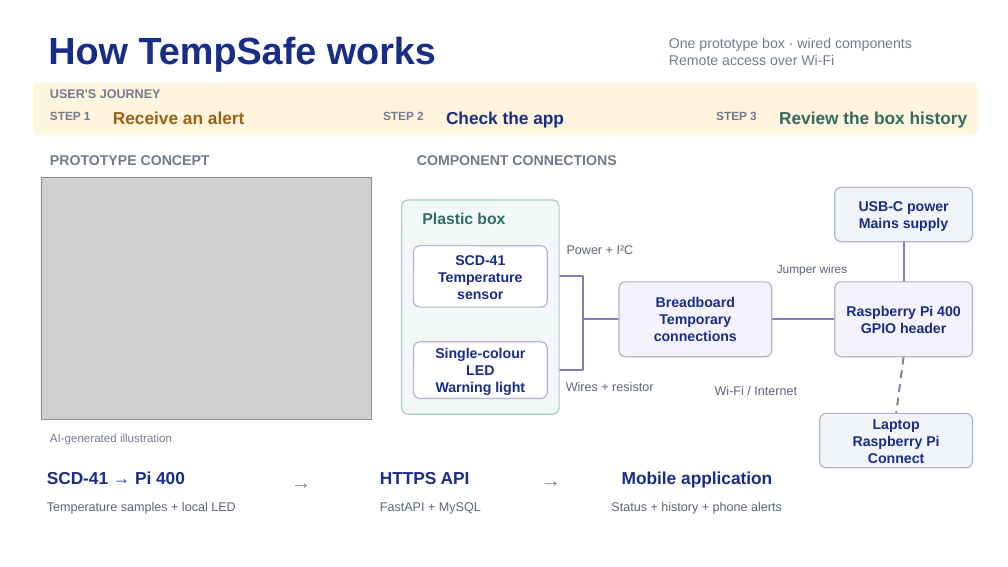
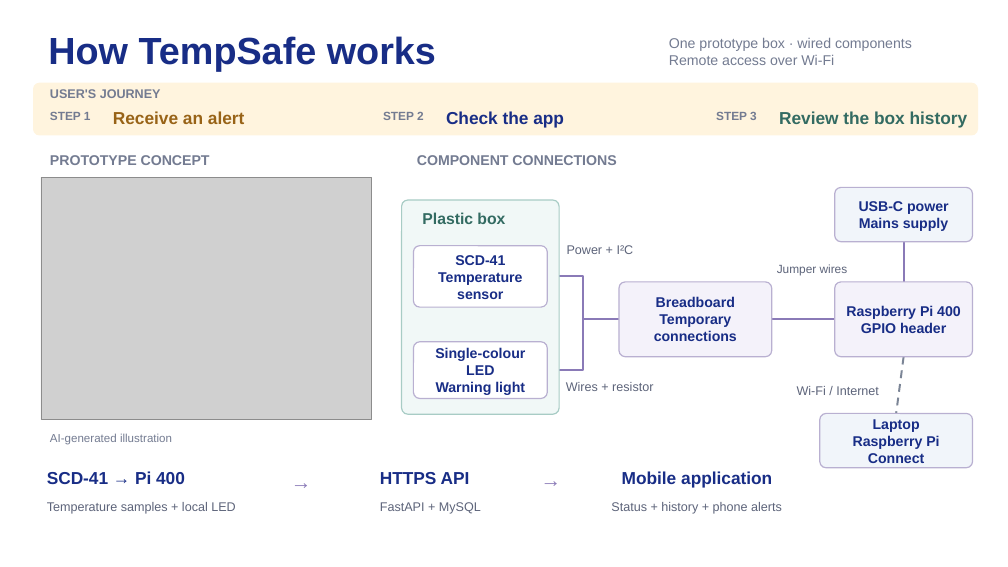
Before and after one commit to nikitsya/Smart-Box, a slide deck: slide 3 of docs/presentation/TempSafe_Elevator_Pitch.pptx. Drawn at 1008x567 pixels with LibreOffice and Linux fonts; fonts in the diff are those of the drawing; grey boxes stand for pictures. Boxes give left, top, right and bottom in pixels: in the first picture for what was removed or moved away, otherwise in the second. Text is boxed around its words. In the diff, an @@ line names an element or a change of style, - is before the commit and + after.

```diff
--- a/docs/presentation/TempSafe_Elevator_Pitch.pptx
+++ b/docs/presentation/TempSafe_Elevator_Pitch.pptx
@@ text "Wi-Fi / Internet": place and size @@
-text "Wi-Fi / Internet" at box(715, 386, 797, 395)
+text "Wi-Fi / Internet" at box(797, 386, 879, 395)
```
Also in this commit, not shown: 2 other slides changed.
